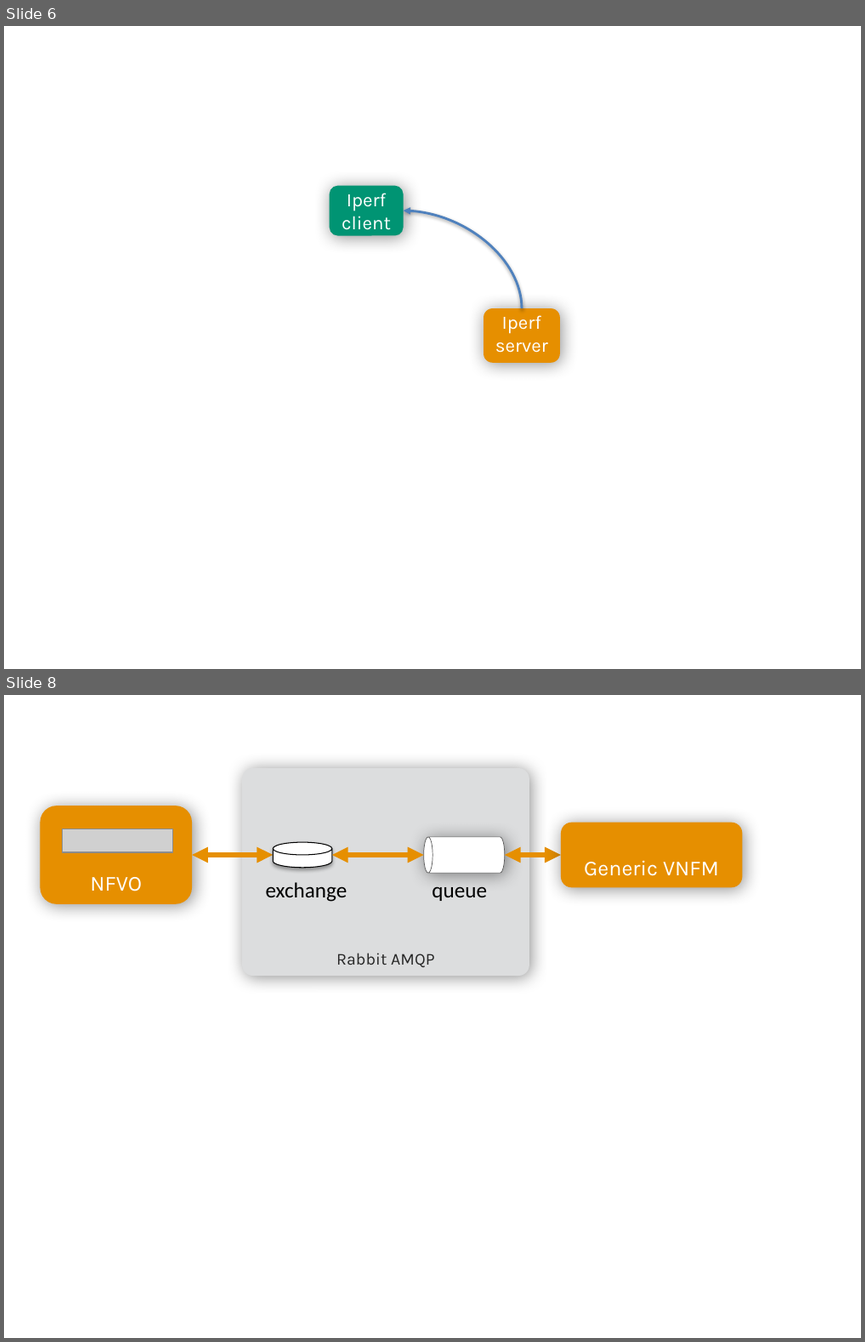
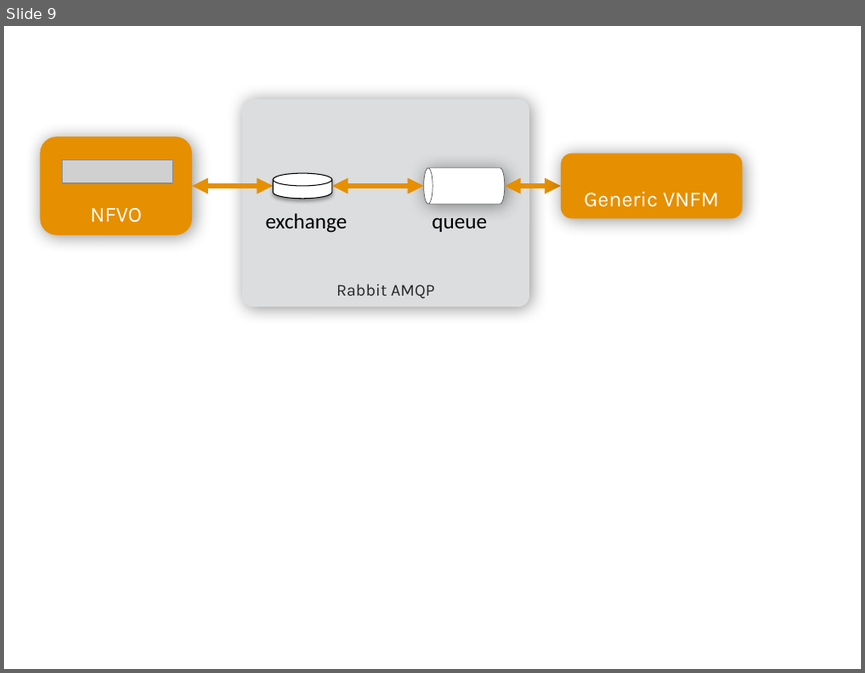
Before and after one commit to openbaton/docs, a slide deck: docs/images/openbaton-stencils.pptx. Shown one above the other, each under a label of ours: slides 6 and 8 before the commit, slide 9 after it; the slides between them are not shown. The pictures are 865x1342 and 865x673 pixels, drawn with LibreOffice and Linux fonts; fonts in the diff are those of the drawing; grey boxes stand for pictures. Boxes give left, top, right and bottom in pixels: in the first picture for what was removed or moved away, otherwise in the second. Text is boxed around its words. In the diff, an @@ line names an element or a change of style, - is before the commit and + after.

```diff
--- a/docs/images/openbaton-stencils.pptx
+++ b/docs/images/openbaton-stencils.pptx
@@ slide 6 removed at <box>4,26,861,669</box>, background #FFFFFF @@
@@ rounded rectangle removed at <box>330,185,404,235</box> @@
-Iperf
-client
@@ curved arrow removed from (522, 308) to (404, 210) @@
@@ rounded rectangle removed at <box>483,308,560,362</box> @@
-Iperf
-server
@@ what was slide 8 is now slide 9 @@
```
Also in this commit, not shown: 2 slides changed, 2 slides added, 10 other files.
